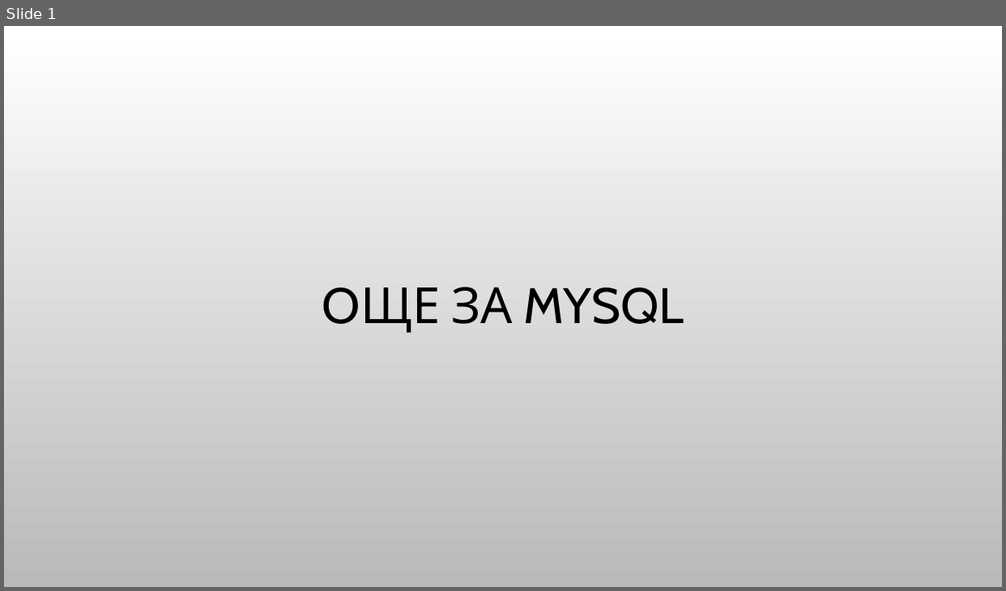
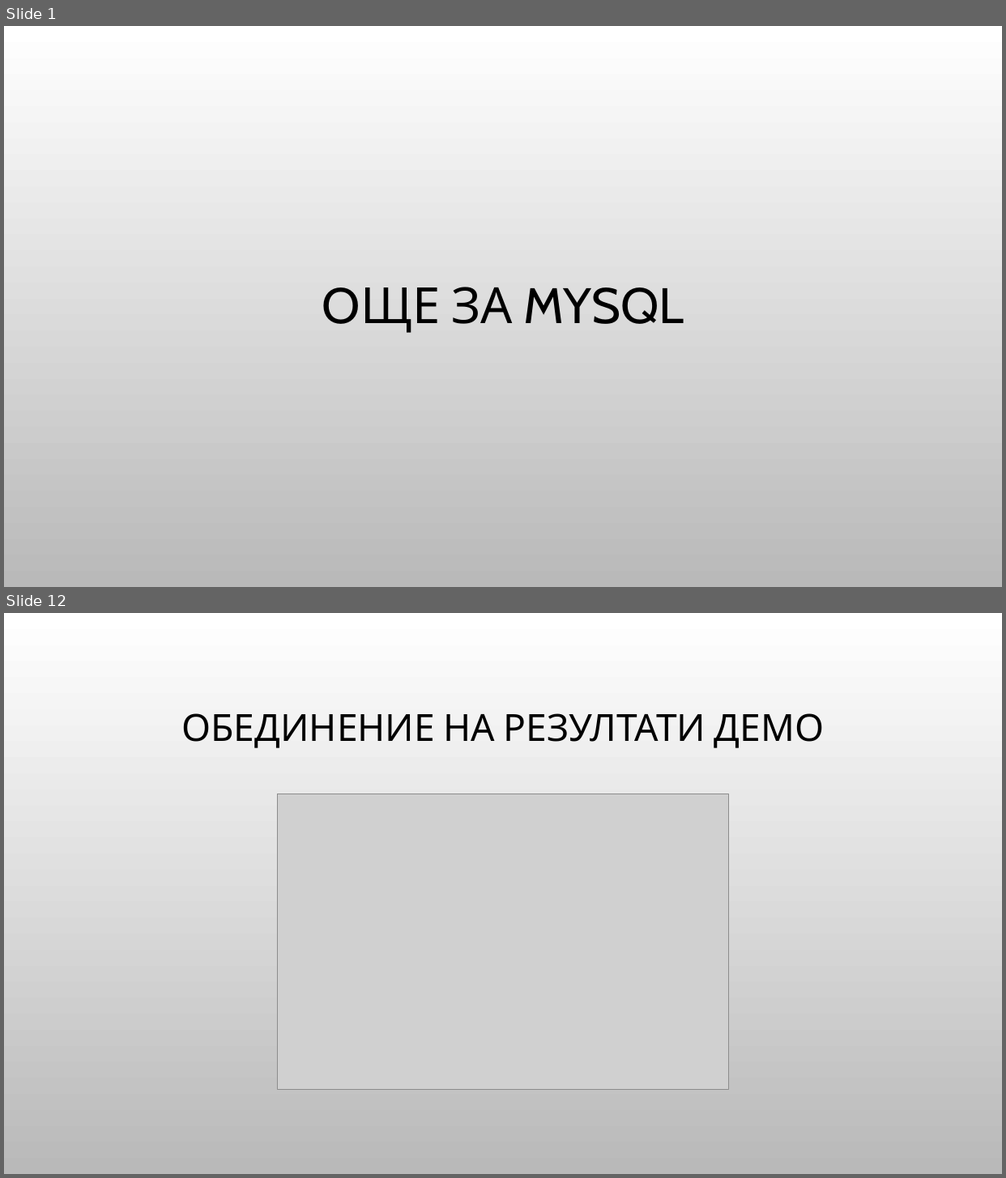
Before and after one commit to Bilyukov/php-mysql-course, a slide deck: 10.advanced-mysql.pptx. Shown one above the other, each under a label of ours: slide 1 before the commit, slides 1 and 12 after it; the slides between them are not shown. The pictures are 1006x591 and 1006x1178 pixels, drawn with LibreOffice and Linux fonts; fonts in the diff are those of the drawing; grey boxes stand for pictures; background and template pictures are left out. Boxes give left, top, right and bottom in pixels: in the first picture for what was removed or moved away, otherwise in the second. Text is boxed around its words. In the diff, an @@ line names an element or a change of style, - is before the commit and + after.

```diff
--- a/10.advanced-mysql.pptx
+++ b/10.advanced-mysql.pptx
@@ slide 12 added at box(4, 613, 1002, 1174), background picture (left out) @@
@@ title added at box(181, 713, 825, 748), 36 pt, text #000000 @@
+ОБЕДИНЕНИЕ НА РЕЗУЛТАТИ ДЕМО
@@ picture added at box(277, 794, 730, 1090) @@
```
Also in this commit, not shown: 19 other slides added, 2 slides removed, 15 other files.
